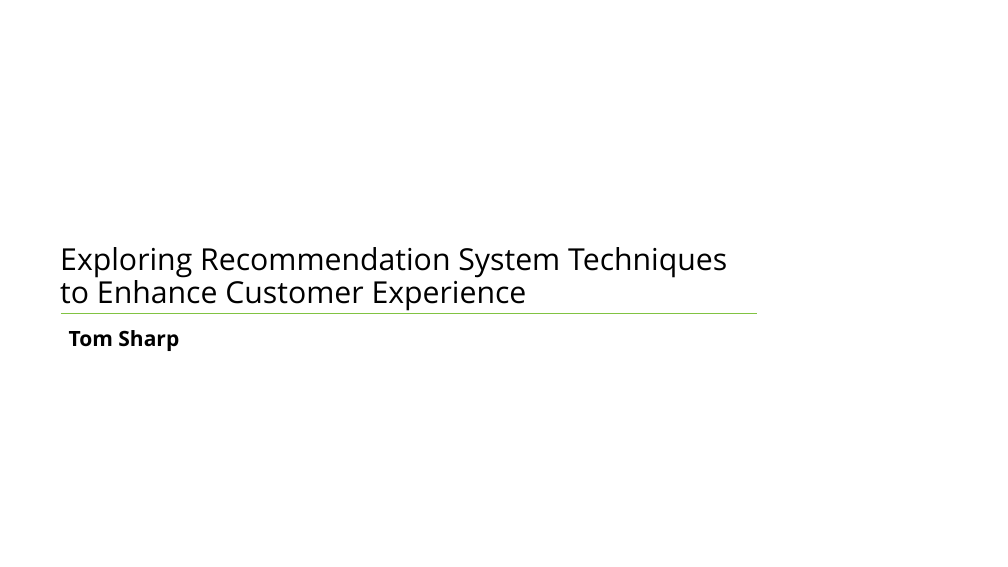
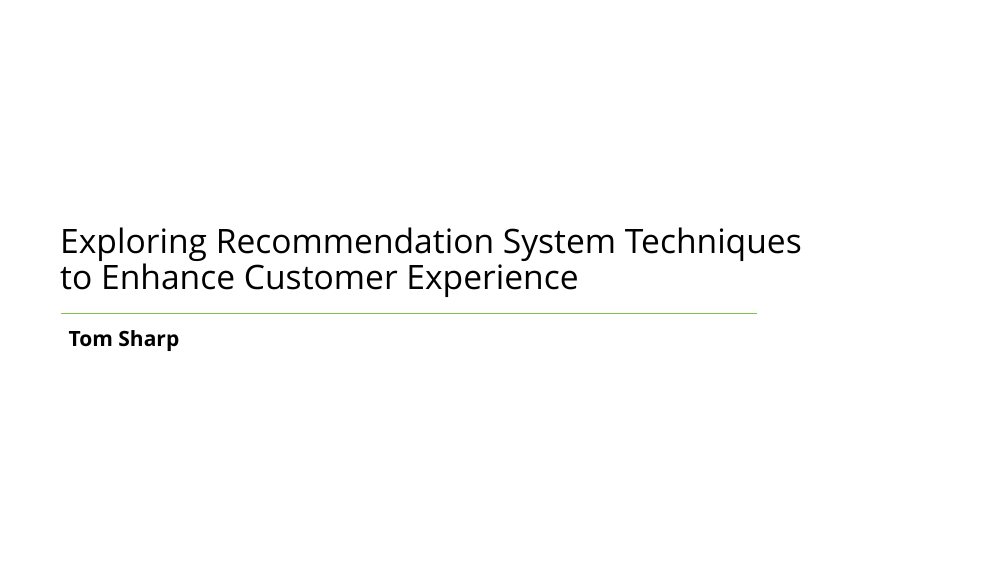
Before and after one commit to tmsharp/BeerMe-App, a slide deck: slide 1 of BeerMe.pptx. Drawn at 1008x567 pixels with LibreOffice and Linux fonts; fonts in the diff are those of the drawing. Boxes give left, top, right and bottom in pixels: in the first picture for what was removed or moved away, otherwise in the second. Text is boxed around its words. In the diff, an @@ line names an element or a change of style, - is before the commit and + after.

```diff
--- a/BeerMe.pptx
+++ b/BeerMe.pptx
@@ title "Exploring Recommendation System Techniques to ..." moved from (x1=60, y1=247, x2=727, y2=311) to (x1=60, y1=227, x2=802, y2=297) @@
@@ title "Exploring Recommendation System Techniques to ..." at (x1=60, y1=227, x2=802, y2=297): size 28.8 to 32 pt @@
```
Also in this commit, not shown: 5 other slides changed.
